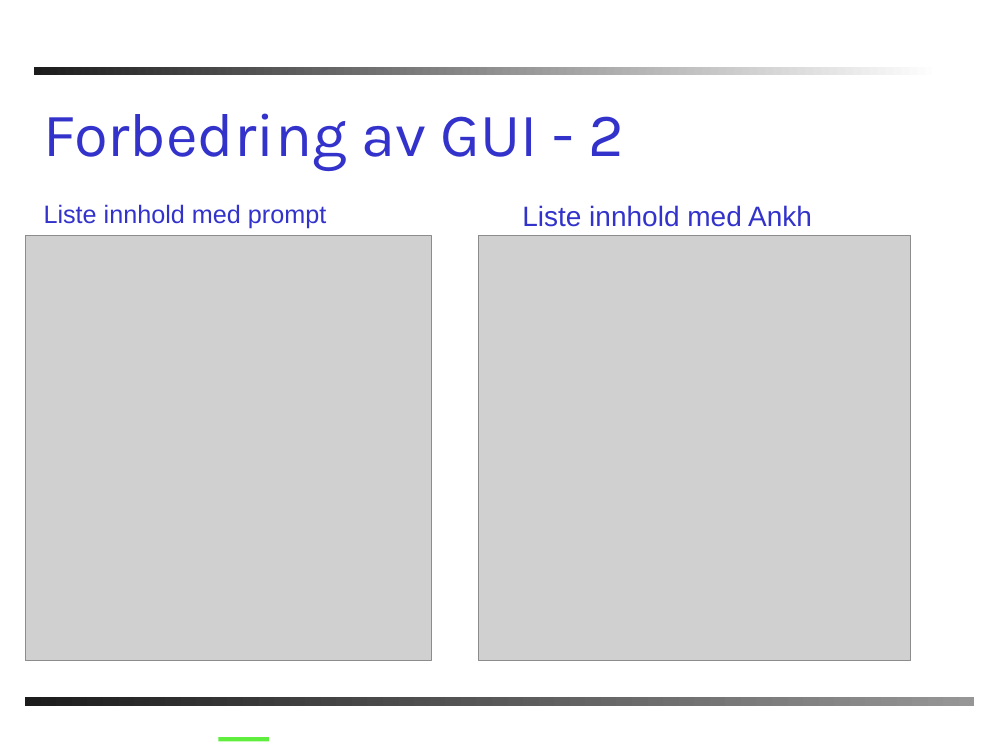
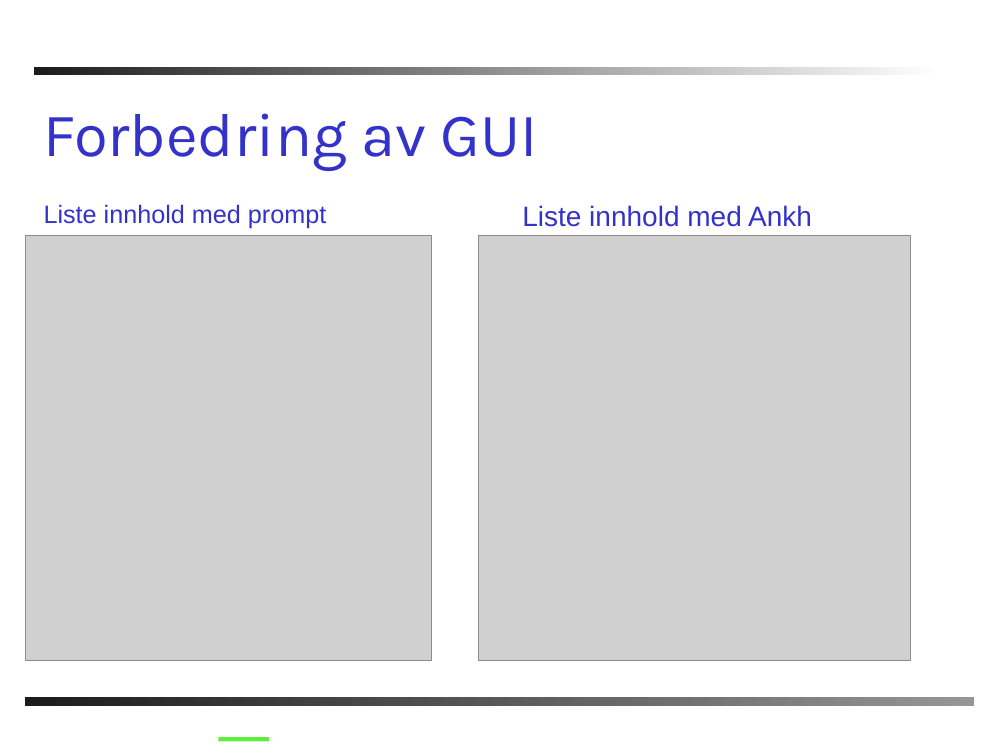
Before and after one commit to windygu/AnkhSVN, a slide deck: slide 11 of doc/powerpoint/Subversion_addin_for_VS.NET.ppt. Drawn at 1008x756 pixels with LibreOffice and Linux fonts; fonts in the diff are those of the drawing; grey boxes stand for pictures; background and template pictures are left out. Boxes give left, top, right and bottom in pixels: in the first picture for what was removed or moved away, otherwise in the second. Text is boxed around its words. In the diff, an @@ line names an element or a change of style, - is before the commit and + after.

```diff
--- a/doc/powerpoint/Subversion_addin_for_VS.NET.ppt
+++ b/doc/powerpoint/Subversion_addin_for_VS.NET.ppt
@@ title at box(43, 113, 538, 171): text changed @@
-Forbedring av GUI - 2
+Forbedring av GUI
```
Also in this commit, not shown: 15 other slides changed, 2 slides added, 2 slides removed.
